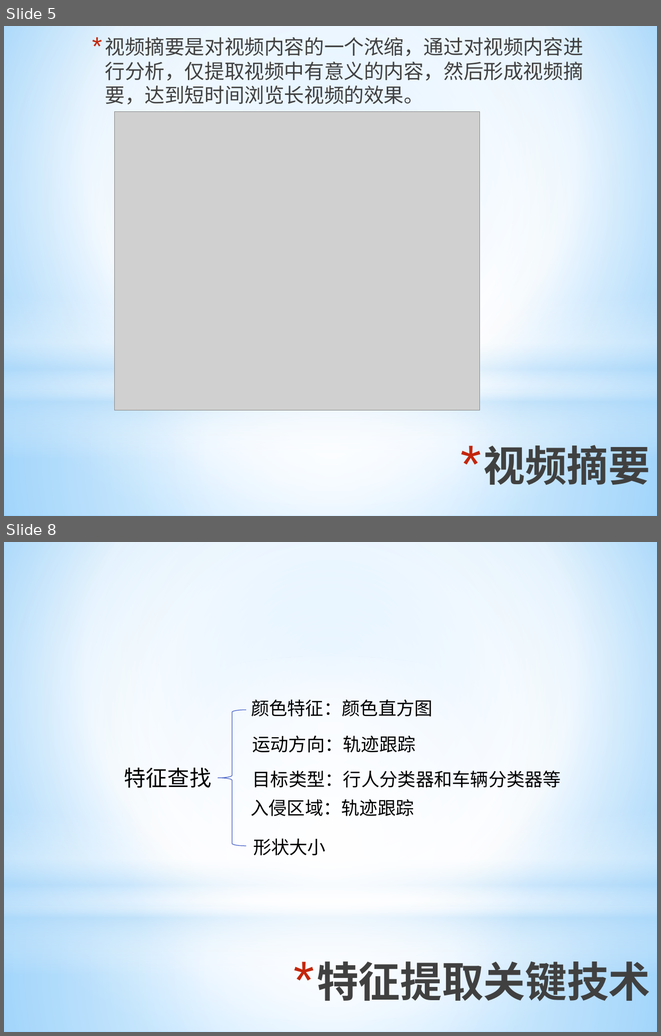
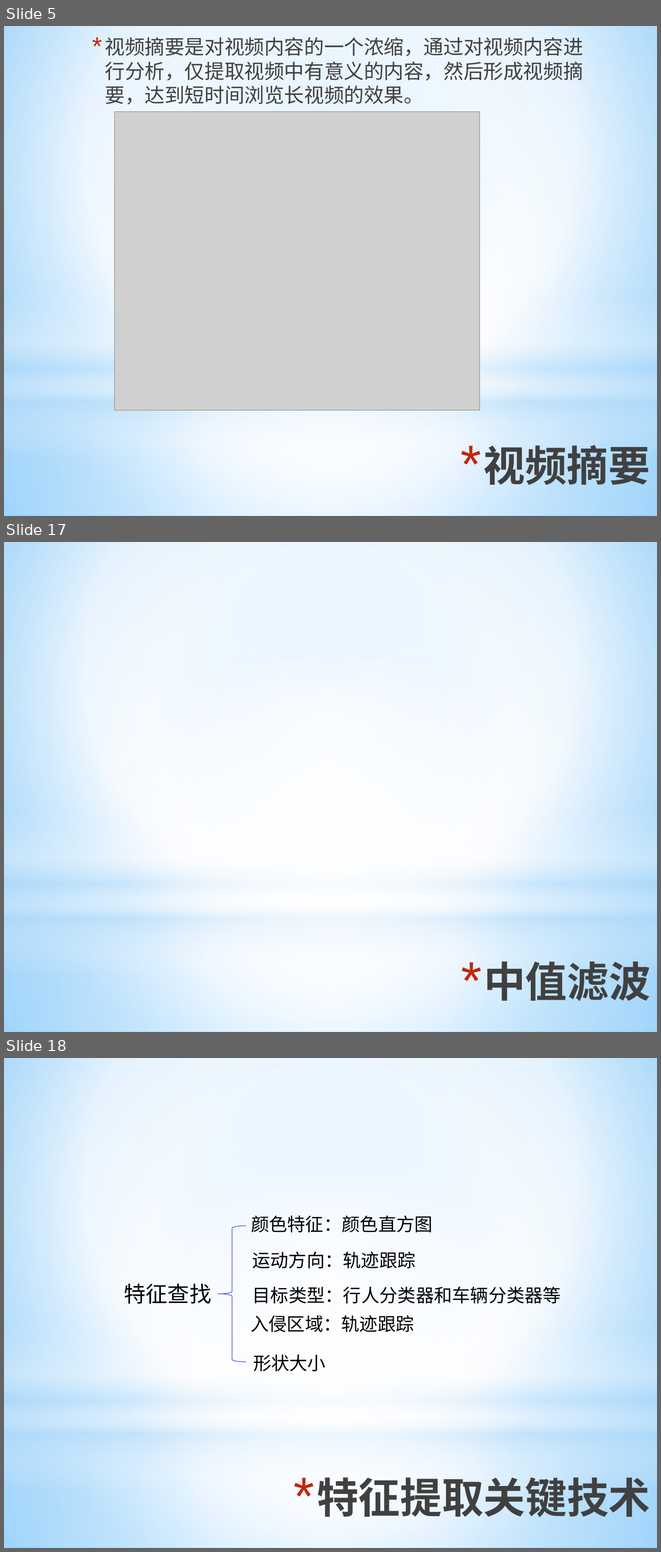
Before and after one commit to ronnyMakhuddin/motion-detect-tiqu, a slide deck: 研究生毕业设计/文档管理/预答辩/毕业设计预答辩.pptx. Shown one above the other, each under a label of ours: slides 5 and 8 before the commit, slides 5, 17 and 18 after it; the slides between them are not shown. The pictures are 661x1036 and 661x1552 pixels, drawn with LibreOffice and Linux fonts; fonts in the diff are those of the drawing; grey boxes stand for pictures. Boxes give left, top, right and bottom in pixels: in the first picture for what was removed or moved away, otherwise in the second. Text is boxed around its words. In the diff, an @@ line names an element or a change of style, - is before the commit and + after.

```diff
--- a/研究生毕业设计/文档管理/预答辩/毕业设计预答辩.pptx
+++ b/研究生毕业设计/文档管理/预答辩/毕业设计预答辩.pptx
@@ slide 17 added at (4, 542, 657, 1032), background gradient #9ED5FF to #FFFFFF to #5BB9FF; not listed: 4 template elements that a slide beside it also shows @@
@@ title added at (484, 954, 651, 1001), 46 pt, text gradient #000000 to #404040 to #212745, bold @@
+* 中值滤波
@@ what was slide 8 is now slide 18 @@
```
Also in this commit, not shown: 3 slides changed, 9 other slides added.
